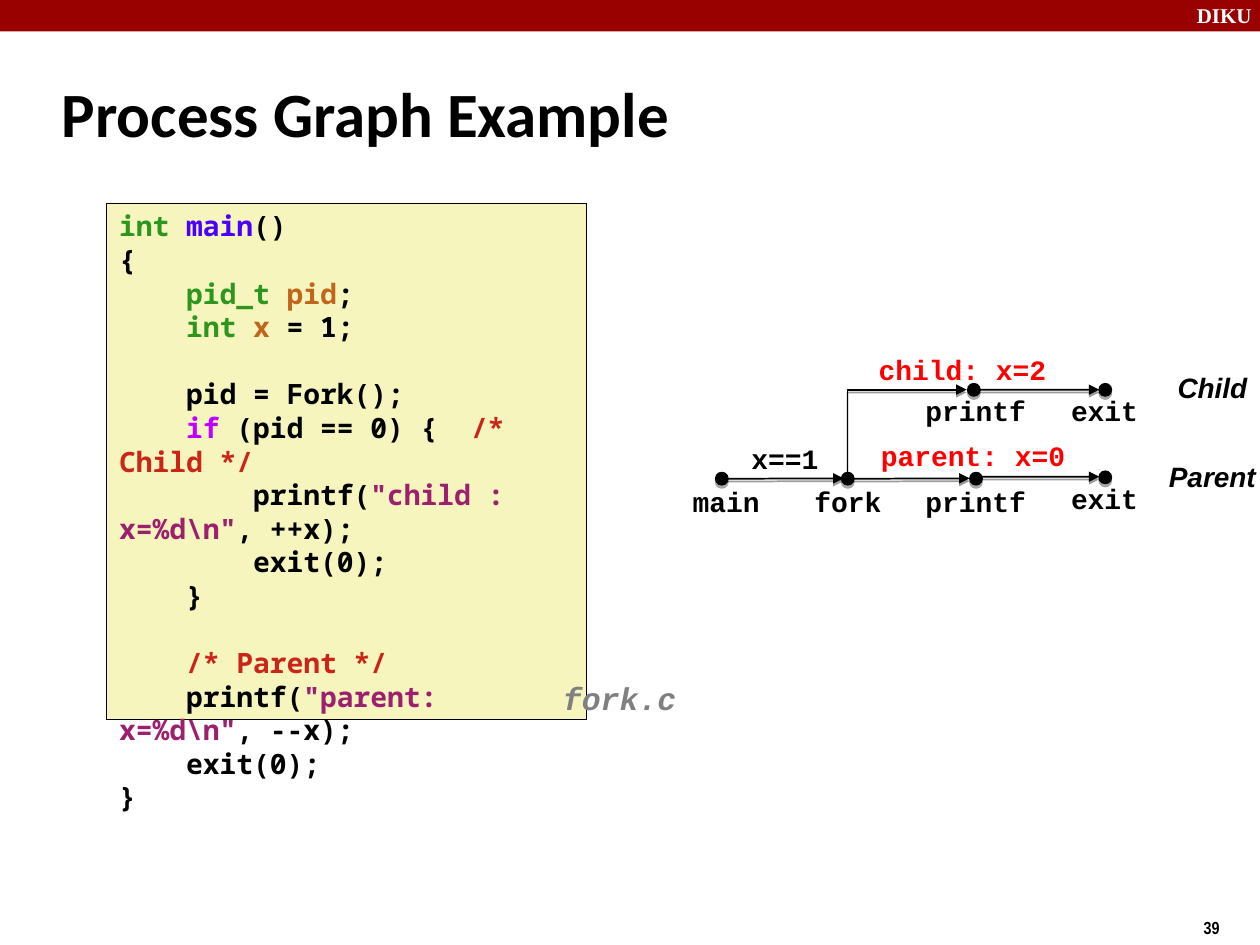
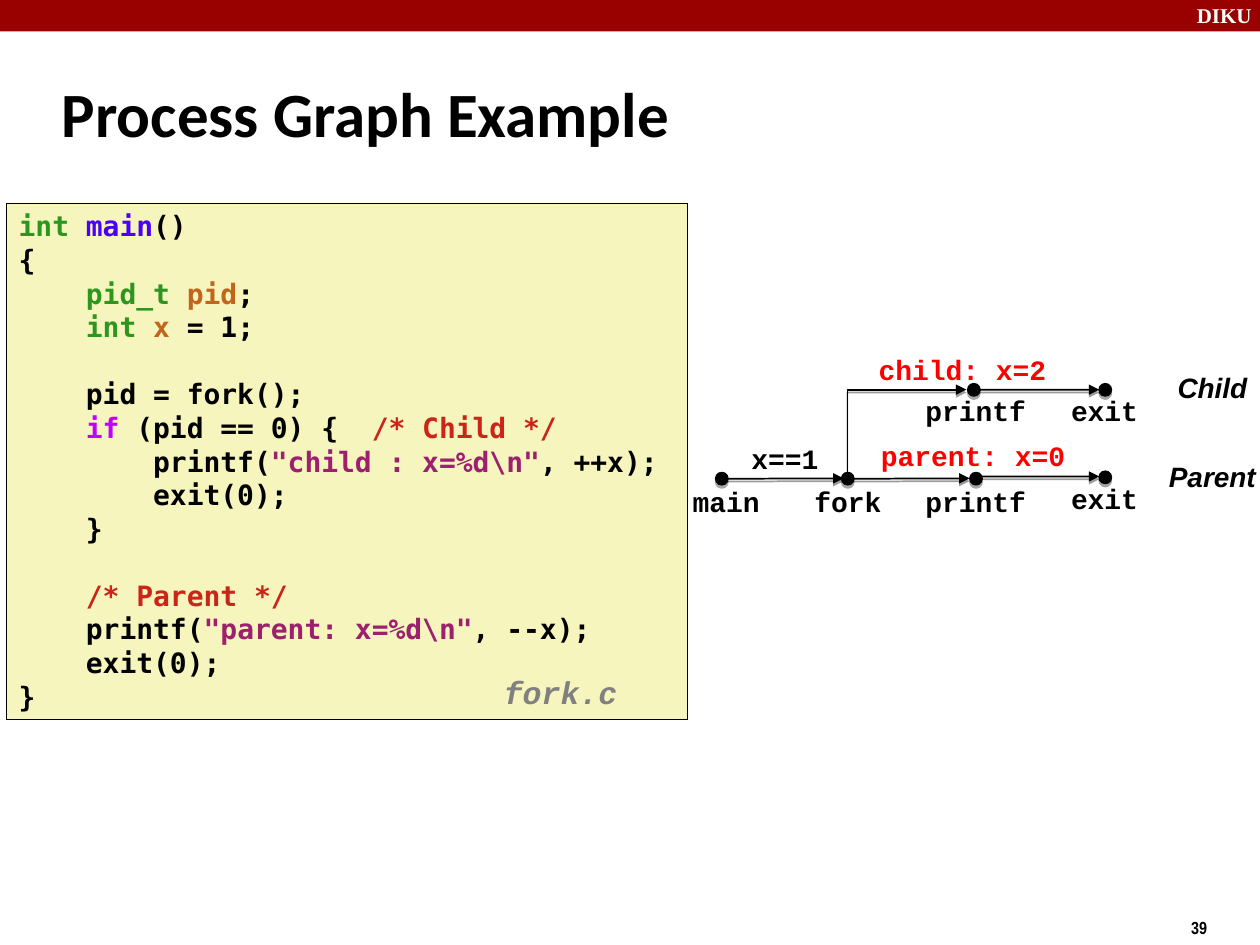
Before and after one commit to diku-compSys/compSys-e2020-pub, a slide deck: slide 39 of material/201019_exceptional_control_flow/exceptional-control-flow.odp. Drawn at 1260x945 pixels with LibreOffice and Linux fonts; fonts in the diff are those of the drawing. Boxes give left, top, right and bottom in pixels: in the first picture for what was removed or moved away, otherwise in the second. Text is boxed around its words. In the diff, an @@ line names an element or a change of style, - is before the commit and + after.

```diff
--- a/material/201019_exceptional_control_flow/exceptional-control-flow.odp
+++ b/material/201019_exceptional_control_flow/exceptional-control-flow.odp
@@ rectangle "int main()" resized from (x1=107, y1=203, x2=587, y2=719) to (x1=6, y1=203, x2=687, y2=719) @@
@@ text in rectangle at (x1=19, y1=214, x2=658, y2=677): font Noto Sans Mono to DejaVu Sans Mono @@
@@ text in rectangle at (x1=86, y1=382, x2=305, y2=410): text changed; font Noto Sans Mono to DejaVu Sans Mono @@
-pid = Fork();
+pid = fork();
@@ text "fork.c" rewrapped from (x1=563, y1=687, x2=676, y2=719) to (x1=504, y1=681, x2=617, y2=704) @@
@@ page number moved from (x1=1204, y1=922, x2=1220, y2=934) to (x1=1191, y1=922, x2=1207, y2=934) @@
```
Also in this commit, not shown: 52 other slides changed, 4 other files.
